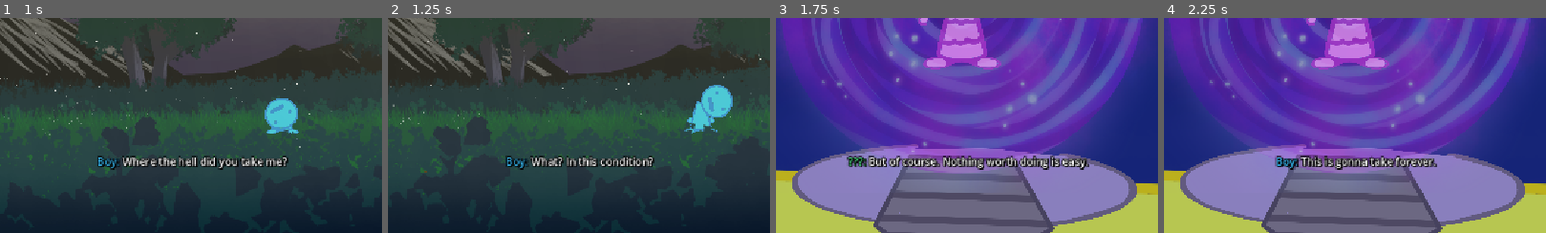
Above: before the commit, frames 1-4 (left to right).
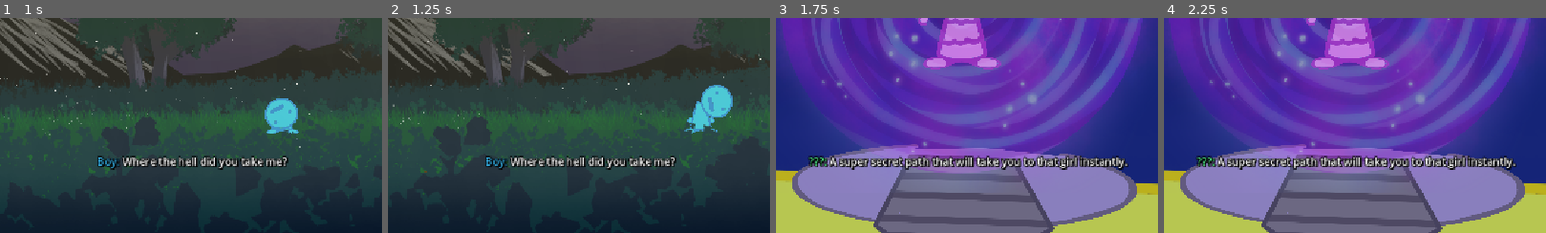
Above: after the commit, the same moments.

Repository: average4136/head-over-heels-game
Game: Godot game, scene res://Scenes/level-prelude-two.tscn
The game is run twice, just before and just after one commit, with the same random seed, the same clock (stepped at 60 frames per second) and the same inputs. This scene is started directly instead of the project's main scene.
Inputs:
- Up to frame 1 (1 s): tap Enter (ui_accept) at 0.5 s; hold D (move_right) from 0.53 s (still down); tap Space (jump) at 0.77 s
- Up to frame 2 (1.25 s): keep holding D (move_right)
- Up to frame 3 (1.75 s): keep holding D (move_right); tap Space (jump) at 1.52 s
- Up to frame 4 (2.25 s): tap Enter (ui_accept) at 2 s; release D (move_right) at 2.03 s; hold A (move_left) from 2.03 s (still down)
The pictures show only the part of the screen within x 25-75%, y 50-100%; the shares and areas given below are measured in that part.

Frame 1 is identical in both runs. In frame 2, 1.8% of the frame differs, in the area x 25-76%, y 64-71%; in frame 3, 3.4%, in the area x 8-93%, y 64-71%; in frame 4, 3.4%.

Commit message:
HOLY FIX

Diff:
--- a/Scenes/level-prelude-two.tscn
+++ b/Scenes/level-prelude-two.tscn
@@ -1,6 +1,5 @@
 [gd_scene format=3 uid="uid://c2jx6j1b67800"]
 
-[ext_resource type="Script" uid="uid://d0it8jjhnpcks" path="res://Scenes/level_prelude_two.gd" id="1_8rm77"]
 [ext_resource type="Texture2D" uid="uid://dt0uoxps4dlv0" path="res://Assets/Stages/fields/skybox.png" id="1_h5v02"]
 [ext_resource type="Texture2D" uid="uid://tjt0sjw4u7au" path="res://Assets/Stages/fields/mountains.png" id="2_r5df2"]
 [ext_resource type="Texture2D" uid="uid://s7duadkei2bb" path="res://Assets/Stages/fields/baseBG.png" id="3_8rm77"]
@@ -9,9 +8,9 @@
 [ext_resource type="Script" uid="uid://pugukmrvm58r" path="res://Scenes/bounds.gd" id="6_qi6pb"]
 [ext_resource type="Texture2D" uid="uid://c7td0slghhm2a" path="res://Assets/Stages/fields/front.png" id="7_ka63c"]
 [ext_resource type="Texture2D" uid="uid://dtbf2fua3gog" path="res://Assets/Stages/fields/sun glow.png" id="8_uyqby"]
+[ext_resource type="AudioStream" uid="uid://bfbpttxfsdih0" path="res://Assets/Music/HeelOver.mp3" id="9_kuops"]
 [ext_resource type="Script" uid="uid://xewtuvtwjsc8" path="res://Scenes/prelude_two_controller.gd" id="10_lxnbv"]
 [ext_resource type="PackedScene" uid="uid://y7vsm3emcvhy" path="res://Scenes/Level scenes/main_level.tscn" id="11_r5df2"]
-[ext_resource type="PackedScene" uid="uid://brqkv3x8lxa7s" path="res://Scenes/MenuTheme.tscn" id="12_c75t1"]
 
 [sub_resource type="RectangleShape2D" id="RectangleShape2D_m74fc"]
 size = Vector2(15960, 913)
@@ -20,7 +19,6 @@
 size = Vector2(513, 11604)
 
 [node name="Node2D" type="Node2D" unique_id=334051840]
-script = ExtResource("1_8rm77")
 
 [node name="BACKGROUND" type="Parallax2D" parent="." unique_id=1725807803]
 scroll_scale = Vector2(0.01, 1)
@@ -112,6 +110,12 @@
 scale = Vector2(2.1984372, 2.198437)
 texture = ExtResource("8_uyqby")
 
+[node name="AudioStreamPlayer" type="AudioStreamPlayer" parent="." unique_id=1355507055]
+stream = ExtResource("9_kuops")
+volume_db = -2.635
+autoplay = true
+bus = &"Music"
+
 [node name="PreludeTwoController" type="Node" parent="." unique_id=929955952]
 script = ExtResource("10_lxnbv")
 main_level_scene = "uid://y7vsm3emcvhy"
@@ -168,5 +172,3 @@
 
 [node name="SpawnPos" type="Marker2D" parent="." unique_id=27275919]
 position = Vector2(-49924, 327)
-
-[node name="MenuTheme" parent="." unique_id=2098853317 instance=ExtResource("12_c75t1")]
--- a/Scenes/prelude_two_controller.gd
+++ b/Scenes/prelude_two_controller.gd
@@ -14,53 +14,42 @@
 const NARR_3 = preload("res://Assets/downbad_voicelines/gameplay_narrator_3_00092161.mp3")
 const NARR_4 = preload("res://Assets/downbad_voicelines/gameplay_narrator_4_00092253.mp3")
 
-var current_line_idx: int = 0
-
 func _ready() -> void:
-	# Ensure pan camera starts disabled
 	if pan_camera:
 		pan_camera.enabled = false
-
-	# Connect line signal if your DialogueManager exposes one
-	if DialogueManager.has_signal("line_started"):
-		DialogueManager.line_started.connect(_on_dialogue_line_started)
 
 	await get_tree().create_timer(0.5).timeout
 	_play_prelude_two()
 
 func _play_prelude_two() -> void:
 	DialogueManager.stop_dialogue()
-	current_line_idx = 0
 
-	# Line 0: Guy speaks while camera is on Guy
-	current_line_idx += 1
+	# 1. Play Boy Line 1 on Guy's normal camera
 	DialogueManager.queue_line("boy", "Where the hell did you take me?", BOY_1)
 
-	# Wait for Boy's line to finish before queueing the Narrator's cut line
-	await DialogueManager.line_finished
+	# Wait for Boy's question to finish playing completely
+	await DialogueManager.all_dialogue_finished
 
-	# CUT INSTANTLY TO PORTAL ON THIS LINE
+	# 2. Hard cut directly to the Portal camera
 	_cut_to_portal_shot()
 
-	# Narrator lines at the top of the map
+	# 3. Queue narrator lines while camera is framing the portal
 	DialogueManager.queue_line("narrator", "A super secret path that will take you to that girl instantly.", NARR_1)
 	DialogueManager.queue_line("narrator", "ONCE you reach that portal.", NARR_2)
 	DialogueManager.queue_line("narrator", "But there's only one catch.", NARR_3)
 	DialogueManager.queue_line("narrator", "You have to get up there first.", NARR_4)
 
-	# Wait until narration finishes
 	await DialogueManager.all_dialogue_finished
 
-	# Pan down to the player spawn to show full scale, then enter level
+	# 4. Sweep down to player spawn and transition into playable level
 	_pan_down_to_spawn_and_start()
 
 func _cut_to_portal_shot() -> void:
-	# 1. Turn off Guy's camera
-	var guy_cam = get_tree().root.find_child("*Camera*", true, false) as Camera2D
-	if guy_cam and guy_cam != pan_camera:
-		guy_cam.enabled = false
+	print(">>> CUTTING TO PORTAL CAMERA")
+	var player_cam = get_tree().root.find_child("*Camera*", true, false) as Camera2D
+	if player_cam and player_cam != pan_camera:
+		player_cam.enabled = false
 
-	# 2. Hard cut to the portal marker position
 	if pan_camera and portal_marker:
 		pan_camera.enabled = true
 		pan_camera.make_current()
@@ -72,14 +61,14 @@
 		get_tree().change_scene_to_file(main_level_scene)
 		return
 
-	# Smooth sweep from portal down to Guy
+	print(">>> SWEEPING DOWN TO SPAWN")
 	var tween = create_tween().set_parallel(true)
 
-	# Pan down over 3.5 seconds
+	# 3.5s smooth pan down
 	tween.tween_property(pan_camera, "global_position", spawn_marker.global_position, 3.5)\
 		.set_trans(Tween.TRANS_CUBIC).set_ease(Tween.EASE_IN_OUT)
 
-	# Pull back to show vertical height, then zoom back into player framing
+	# Wide zoom-out during the drop, then settle
 	tween.tween_property(pan_camera, "zoom", Vector2(0.45, 0.45), 1.8)\
 		.set_trans(Tween.TRANS_SINE).set_ease(Tween.EASE_OUT)
 	tween.chain().tween_property(pan_camera, "zoom", Vector2(0.8, 0.8), 1.7)\
@@ -88,7 +77,6 @@
 	await tween.finished
 
 	await get_tree().create_timer(0.3).timeout
-	get_tree().change_scene_to_file(main_level_scene)
-
-func _on_dialogue_line_started(_speaker: String, _text: String) -> void:
-	pass
+	var err = get_tree().change_scene_to_file(main_level_scene)
+	if err != OK:
+		push_error("Failed to load main level scene! Error code: %d" % err)
--- a/Scripts/level_narration.gd
+++ b/Scripts/level_narration.gd
@@ -6,10 +6,22 @@
 var portal_reached: bool = false
 
 func _ready() -> void:
+	# If this node is nested inside a preview container or run within a prelude scene, abort completely
+	var curr = get_tree().current_scene
+	if curr and "prelude" in curr.scene_file_path.to_lower():
+		print(">>> LevelNarration: Detected prelude scene, disabling climb narration.")
+		queue_free()
+		return
+
+	if get_parent() and "preview" in get_parent().name.to_lower():
+		print(">>> LevelNarration: Nested in preview container, disabling.")
+		queue_free()
+		return
+
 	if win_portal:
 		win_portal.body_entered.connect(_on_portal_reached)
 
-	# Start climbing banter shortly after entering the level
+	# Start climbing banter shortly after entering the real level
 	await get_tree().create_timer(1.2).timeout
 	_play_climb_dialogue()
 
@@ -93,7 +105,7 @@
 	if ResourceLoader.exists(exact_path):
 		return load(exact_path)
 
-	# Scan folder if files have exported hash numbers appended
+	# Scan directory in case files have exported DAW hashes appended
 	var dir = DirAccess.open(base_path)
 	if dir:
 		dir.list_dir_begin()
